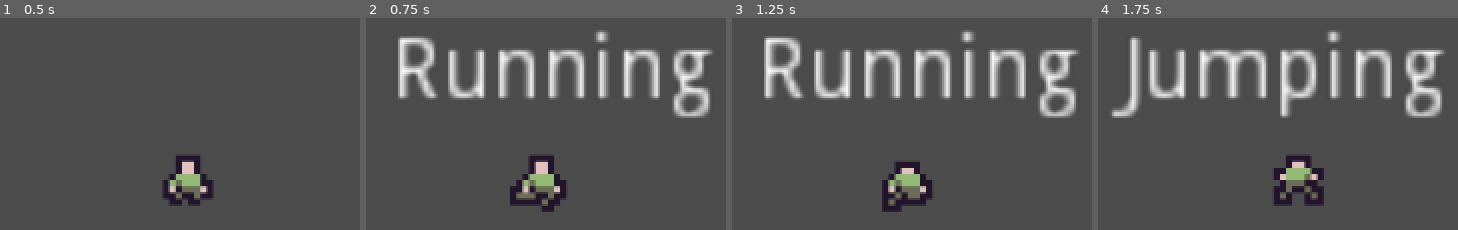
Above: before the commit, frames 1-4 (left to right).
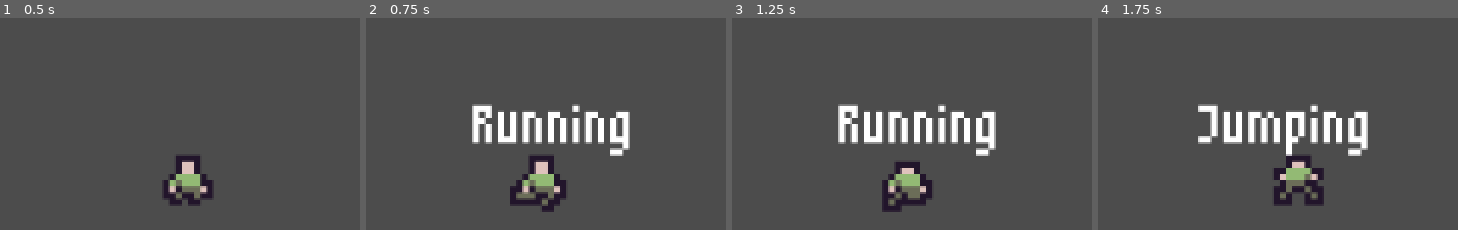
Above: after the commit, the same moments.

Repository: AGPritchard/state-machine
Game: Godot game, scene res://src/world/world.tscn
The game is run twice, just before and just after one commit, with the same random seed, the same clock (stepped at 60 frames per second) and the same inputs. The project has no main scene, so this scene is started directly.
Inputs:
- Up to frame 1 (0.5 s): no input
- Up to frame 2 (0.75 s): hold D (move_right) from 0.53 s (still down)
- Up to frame 3 (1.25 s): keep holding D (move_right); tap Space (jump) at 0.77 s
- Up to frame 4 (1.75 s): release D (move_right) at 1.28 s; hold A (move_left) from 1.28 s (still down); tap Space (jump) at 1.52 s

Frame 1 is identical in both runs. In frame 2, 16% of the frame differs, in the area x 8-97%, y 5-66%; in frame 3, 16%; in frame 4, 17%, in the area x 3-97%, y 5-66%.

Commit message:
Add dynamic font

Diff:
--- a/src/player/player.tscn
+++ b/src/player/player.tscn
@@ -45,6 +45,12 @@
 radius = 3.0
 height = 4.0
 
+[sub_resource type="DynamicFontData" id=3]
+font_path = "res://assets/font/m3x6.ttf"
+
+[sub_resource type="DynamicFont" id=4]
+font_data = SubResource( 3 )
+
 [node name="Player" type="KinematicBody2D"]
 script = ExtResource( 22 )
 
@@ -56,10 +62,11 @@
 shape = SubResource( 2 )
 
 [node name="StateLabel" type="Label" parent="."]
-margin_left = -32.0
-margin_top = -24.0
-margin_right = 32.0
-margin_bottom = -8.0
+margin_left = -24.0
+margin_top = -16.0
+margin_right = 24.0
+margin_bottom = -5.0
+custom_fonts/font = SubResource( 4 )
 align = 1
 valign = 1
 __meta__ = {
Binary file added: assets/font/m3x6.ttf
Not shown: 1 places in src/player/player.tscn that only renumber resources
